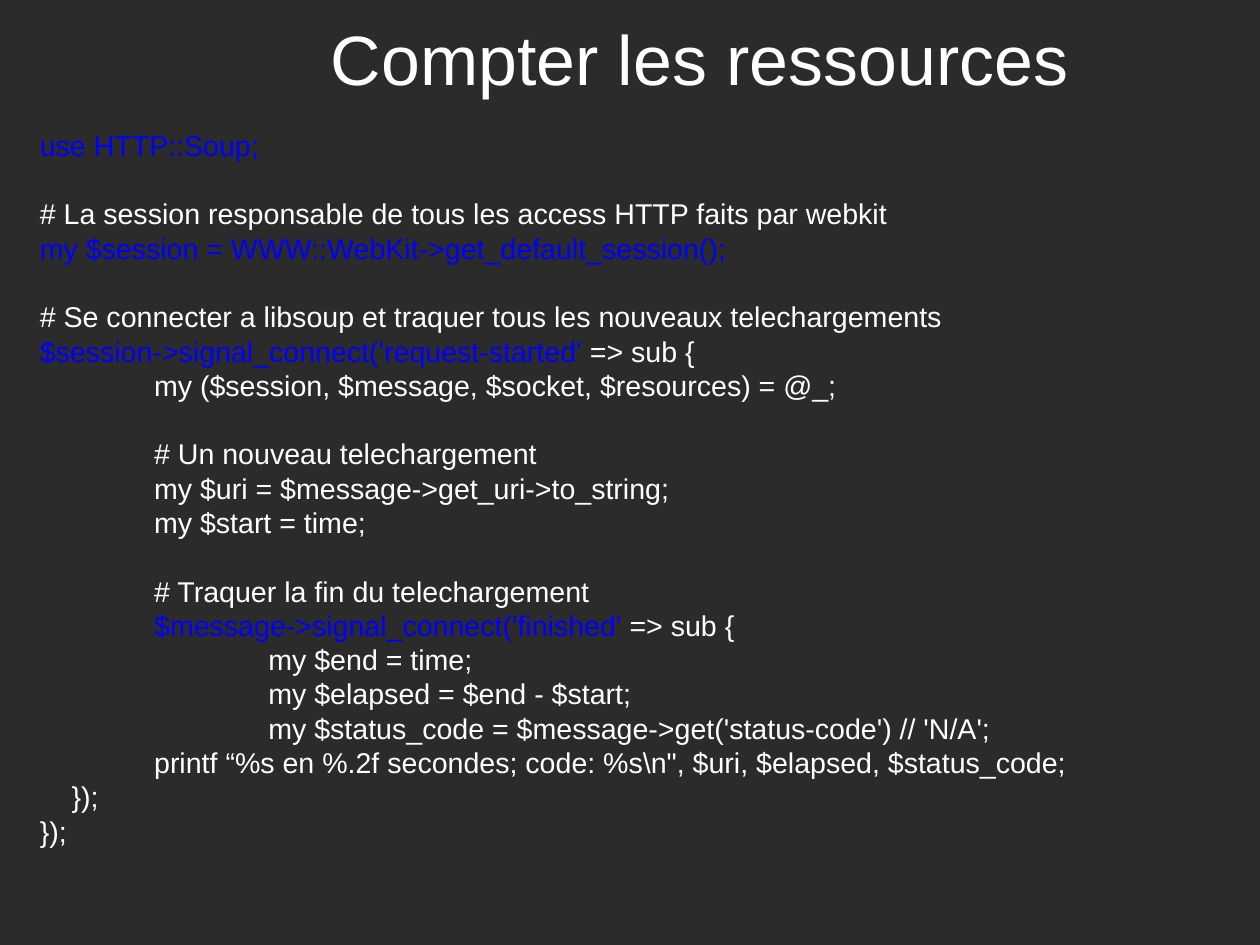
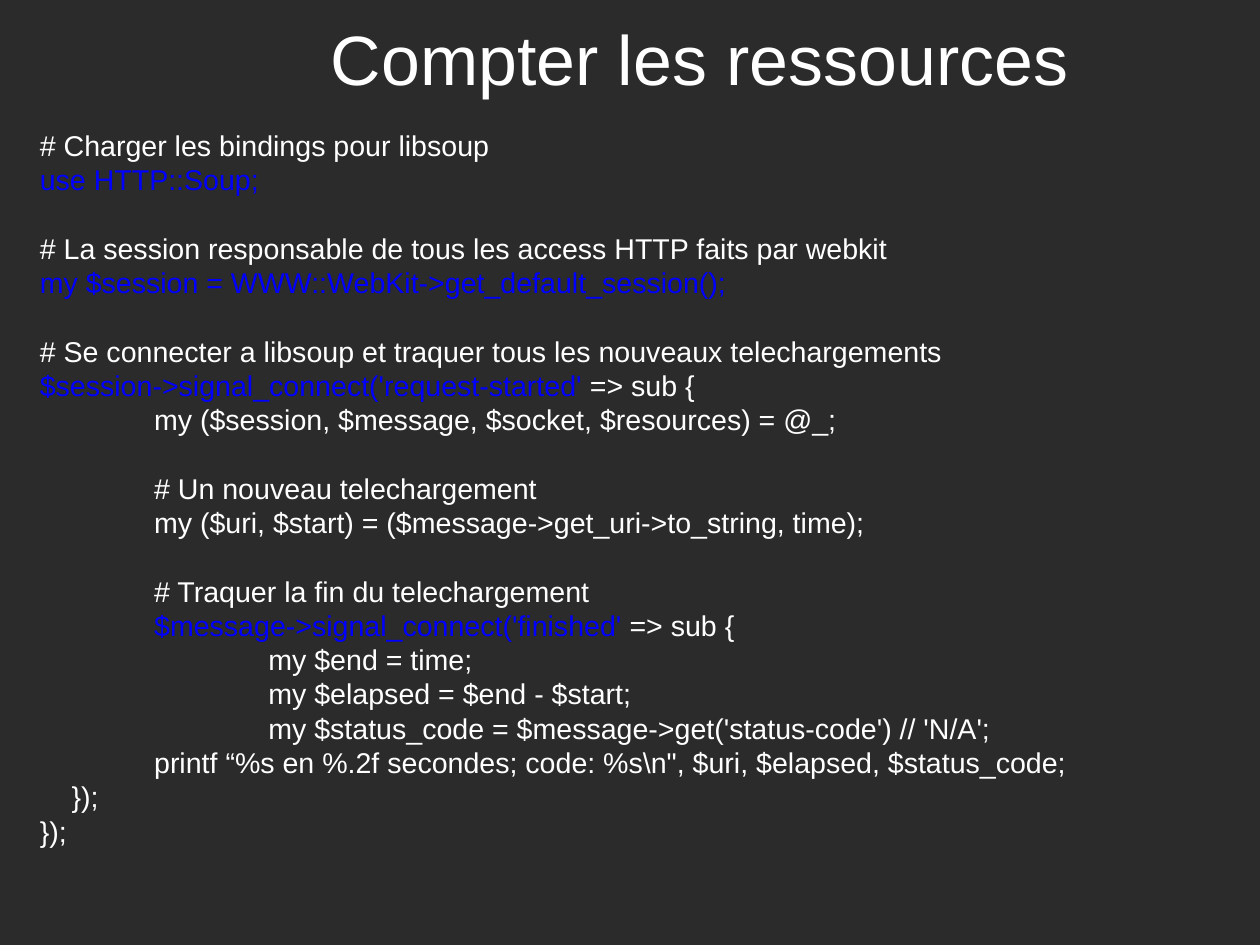
Before and after one commit to potyl/Webkit, a slide deck: slide 21 of WebKit-fr.odp (slide 19 before the commit). Drawn at 1260x945 pixels with LibreOffice and Linux fonts; fonts in the diff are those of the drawing; background and template pictures are left out; a plain dark background stands for a picture behind light text. Boxes give left, top, right and bottom in pixels: in the first picture for what was removed or moved away, otherwise in the second. Text is boxed around its words. In the diff, an @@ line names an element or a change of style, - is before the commit and + after.

```diff
--- a/WebKit-fr.odp
+++ b/WebKit-fr.odp
@@ text at bbox=[64, 135, 490, 161]: paragraph added @@
+# Charger les bindings pour libsoup
@@ text at bbox=[154, 512, 864, 539]: text changed @@
-my $uri = $message->get_uri->to_string;
-my $start = time;
+my ($uri, $start) = ($message->get_uri->to_string, time);
```
Also in this commit, not shown: 3 other slides changed, 2 slides added.
